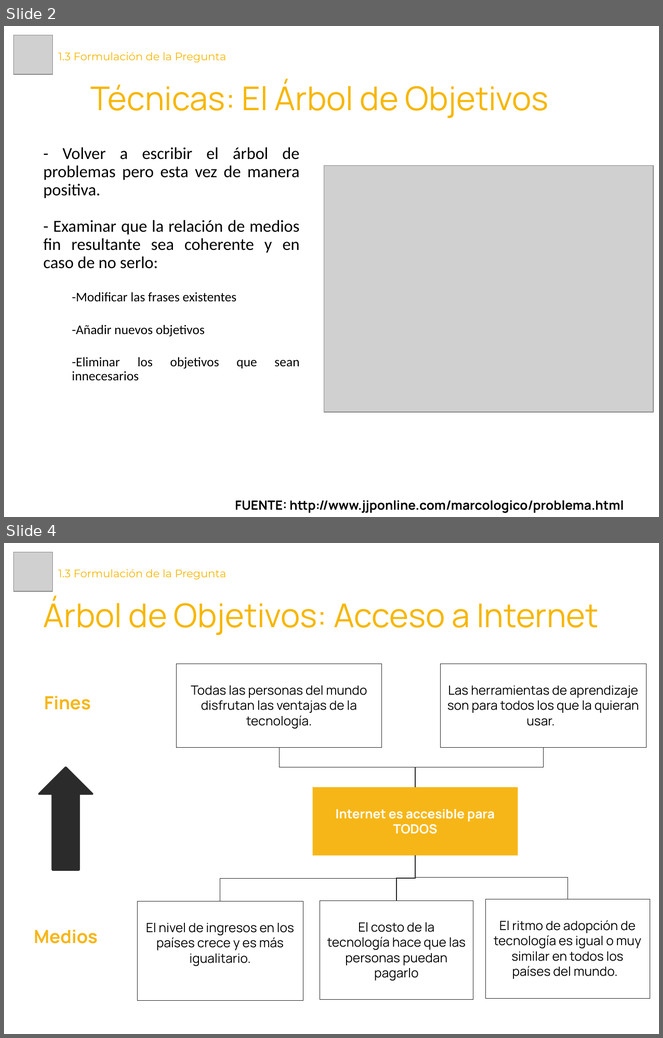
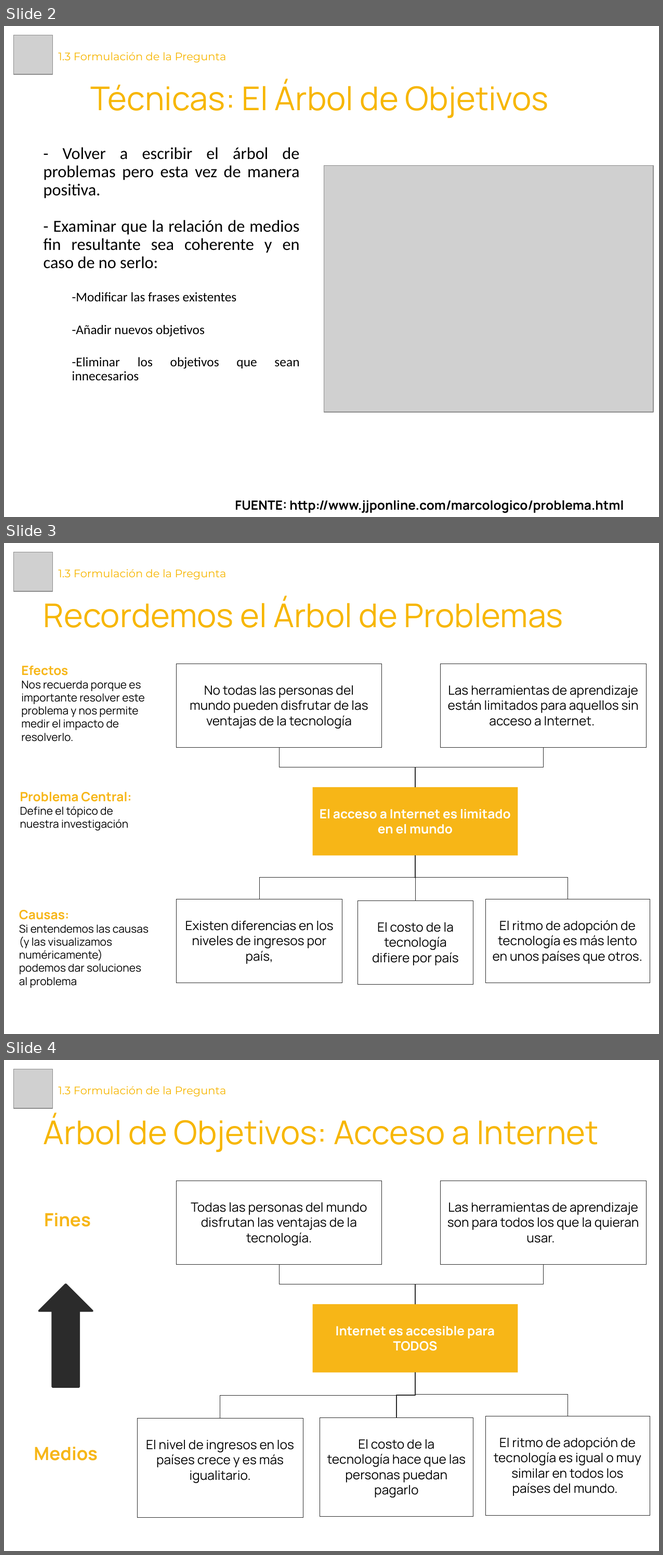
Before and after one commit to Laboratoria/curriculum, a slide deck: 18-data-visualization/Contenido Semana 1/1.3. Presentación - Formulación de las Preguntas.pptx. Shown one above the other, each under a label of ours: slides 2 and 4 before the commit, slides 2, 3 and 4 after it; the slides between them are not shown. The pictures are 663x1038 and 663x1555 pixels, drawn with LibreOffice and Linux fonts; fonts in the diff are those of the drawing; grey boxes stand for pictures. Boxes give left, top, right and bottom in pixels: in the first picture for what was removed or moved away, otherwise in the second. Text is boxed around its words. In the diff, an @@ line names an element or a change of style, - is before the commit and + after.

```diff
--- a/18-data-visualization/Contenido Semana 1/1.3. Presentación - Formulación de las Preguntas.pptx
+++ b/18-data-visualization/Contenido Semana 1/1.3. Presentación - Formulación de las Preguntas.pptx
@@ slide 3 added at box(4, 543, 659, 1034), background #FFFFFF @@
@@ picture added at box(13, 552, 52, 591) @@
@@ title added at box(58, 569, 227, 579), 12 pt, text #F7B600 @@
+1.3 Formulación de la Pregunta
@@ text added at box(44, 597, 564, 628), 36 pt, text #F7B600 @@
+Recordemos el Árbol de Problemas
@@ text added at box(21, 666, 145, 742), 12 pt, text #000000 @@
+Efectos
+Nos recuerda porque es importante resolver este problema y nos permite medir el impacto de resolverlo.
@@ rectangle added at box(176, 664, 382, 747), outline #2B2B2B 0.75 pt, 14 pt, text #000000 @@
+No todas las personas del mundo pueden disfrutar de las ventajas de la tecnología
@@ rectangle added at box(441, 664, 647, 747), outline #2B2B2B 0.75 pt, 14 pt, text #000000 @@
+Las herramientas de aprendizaje están limitados para aquellos sin acceso a Internet.
@@ elbow line added from (415, 787) to (279, 747), #2B2B2B 0.75 pt @@
@@ elbow line added from (415, 787) to (543, 747), #2B2B2B 0.75 pt @@
@@ text added at box(20, 792, 131, 831), 12 pt, text #000000 @@
+Problema Central:
+Define el tópico de nuestra investigación
@@ rectangle added at box(312, 787, 518, 856), fill #F7B617, 14 pt, text #FFFFFF, bold @@
+El acceso a Internet es limitado en el mundo
@@ elbow line added from (259, 899) to (415, 856), #2B2B2B 0.75 pt @@
@@ elbow line added from (568, 899) to (415, 856), #2B2B2B 0.75 pt @@
@@ elbow line added from (415, 901) to (415, 856), #2B2B2B 0.75 pt @@
@@ rectangle added at box(176, 899, 343, 983), outline #2B2B2B 0.75 pt, 14 pt, text #000000 @@
+Existen diferencias en los niveles de ingresos por país,
@@ rectangle added at box(358, 901, 473, 984), outline #2B2B2B 0.75 pt, 14 pt, text #000000 @@
+El costo de la tecnología difiere por país
@@ rectangle added at box(486, 899, 650, 983), outline #2B2B2B 0.75 pt, 14 pt, text #000000 @@
+El ritmo de adopción de tecnología es más lento en unos países que otros.
@@ text added at box(19, 910, 149, 988), 12 pt, text #000000 @@
+Causas:
+Si entendemos las causas (y las visualizamos numéricamente) podemos dar soluciones al problema
```
Also in this commit, not shown: 9 other files.
